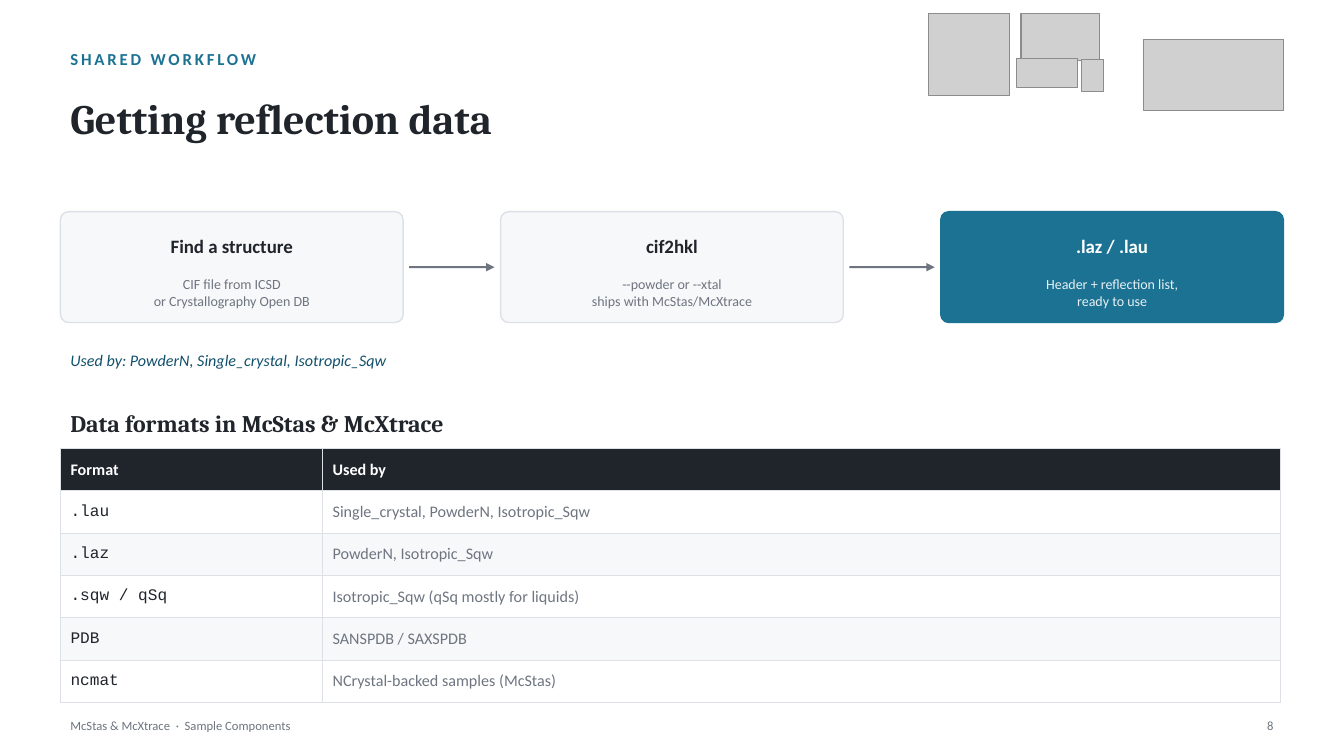
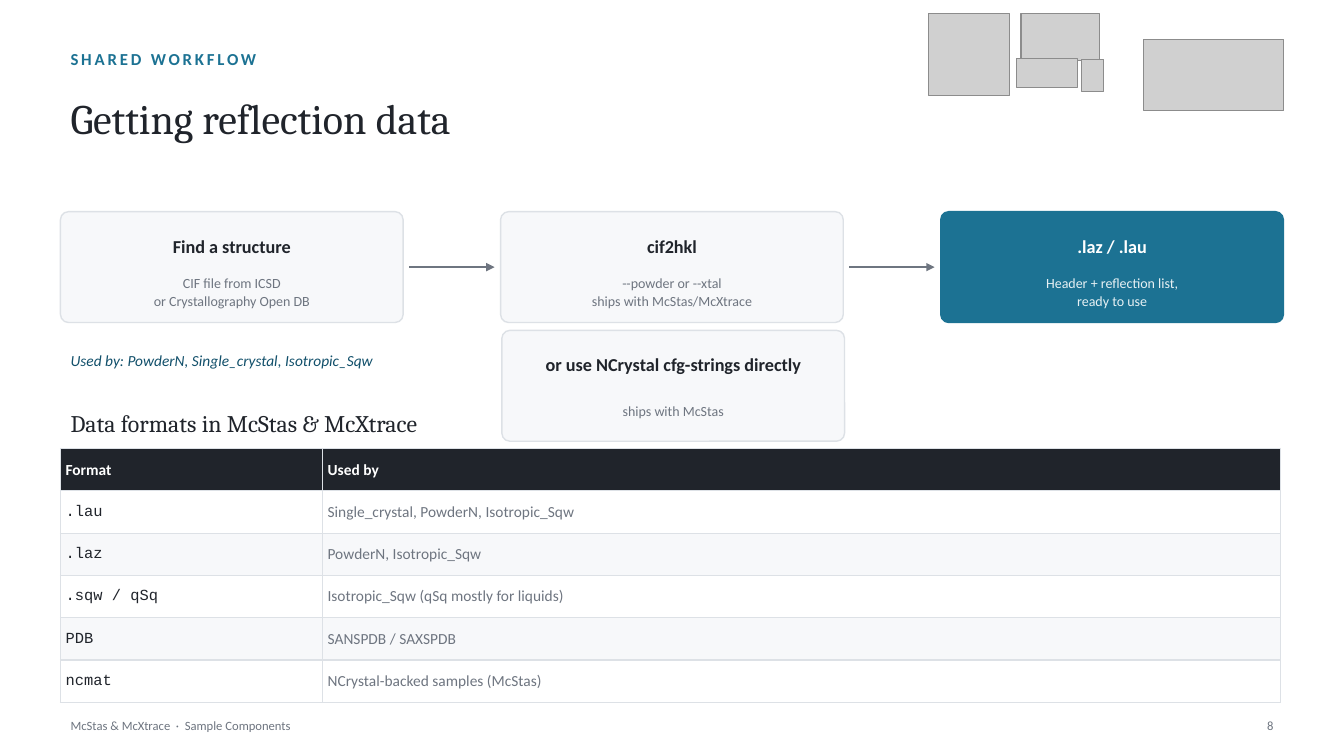
Before and after one commit to mccode-dev/PaNRAID, a slide deck: slide 9 of 23_September_Wednesday/McStas_McXtrace_Sample_Components.pptx (slide 8 before the commit). Drawn at 1344x756 pixels with LibreOffice and Linux fonts; fonts in the diff are those of the drawing; grey boxes stand for pictures. Boxes give left, top, right and bottom in pixels: in the first picture for what was removed or moved away, otherwise in the second. Text is boxed around its words. In the diff, an @@ line names an element or a change of style, - is before the commit and + after.

```diff
--- a/23_September_Wednesday/McStas_McXtrace_Sample_Components.pptx
+++ b/23_September_Wednesday/McStas_McXtrace_Sample_Components.pptx
@@ text "Getting reflection data" at (71, 104, 451, 144): bold off @@
@@ text "Find a structure" at (173, 240, 291, 253): size 13.5 to 13 pt @@
@@ text ".laz / .lau" at (1077, 240, 1147, 253): size 13.5 to 13 pt @@
@@ text "Used by: PowderN, Single_crystal, Isotropic_Sqw" at (71, 355, 373, 369): size 11.5 to 11 pt @@
@@ rounded rectangle added at (502, 331, 845, 442), fill #F7F8FA, outline #DDE1E6 1 pt @@
@@ text added at (546, 358, 801, 374), 13 pt, text #20242B, bold @@
+or use NCrystal cfg-strings directly
@@ text "Data formats in McStas & ..." at (71, 415, 417, 433): bold off @@
@@ text added at (623, 406, 724, 418), 10 pt, text #6E7580 @@
+ships with McStas
@@ table at (60, 449, 1280, 703) @@
@@ size 11.5 to 11 pt @@
```
Also in this commit, not shown: 17 other slides changed, 1 slide added, 1 other file.
